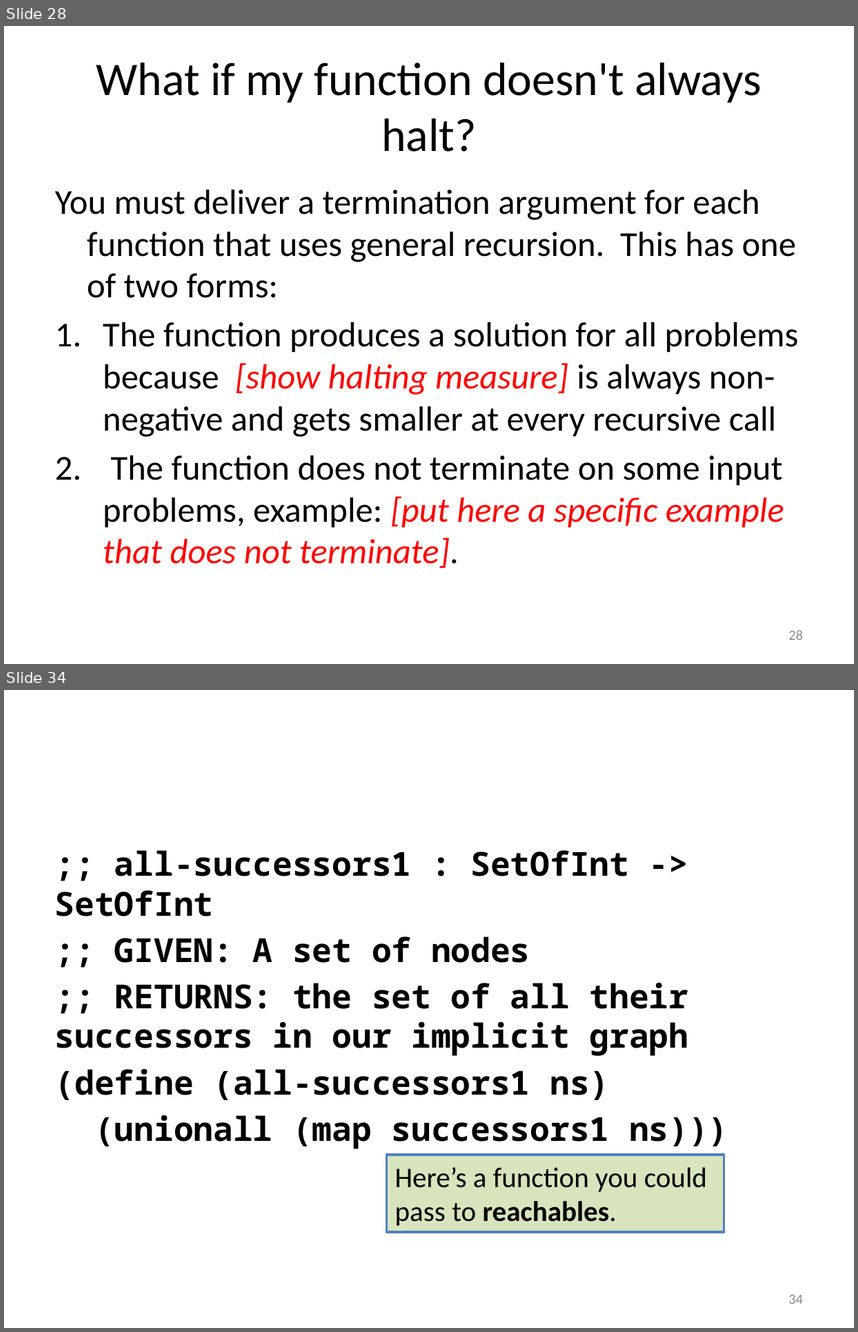
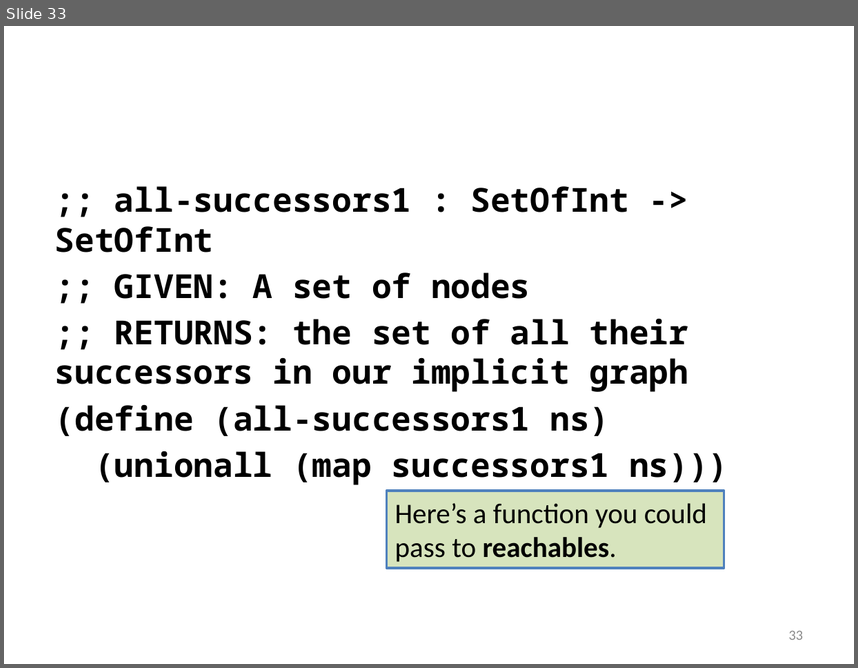
Before and after one commit to mwand/cs5010f16, a slide deck: Slides/Lesson 8.4 Searching in a Graph.pptx. Shown one above the other, each under a label of ours: slides 28 and 34 before the commit, slide 33 after it; the slides between them are not shown. The pictures are 858x1332 and 858x668 pixels, drawn with LibreOffice and Linux fonts; fonts in the diff are those of the drawing. Boxes give left, top, right and bottom in pixels: in the first picture for what was removed or moved away, otherwise in the second. Text is boxed around its words. In the diff, an @@ line names an element or a change of style, - is before the commit and + after.

Commit message:
Lecture 04 ready for delivery

```diff
--- a/Slides/Lesson 8.4 Searching in a Graph.pptx
+++ b/Slides/Lesson 8.4 Searching in a Graph.pptx
@@ slide 28 removed at [4, 26, 854, 664], background #FFFFFF @@
@@ title removed at [96, 63, 761, 152] @@
-What if my function doesn't always halt?
@@ text removed at [55, 190, 799, 568] @@
-You must deliver a termination argument for each function that uses general recursion. This has one of two forms:
-1. The function produces a solution for all problems because [show halting measure] is always non-negative and gets smaller at every recursive call
-2. The function does not terminate on some input problems, example: [put here a specific example that does not terminate].
@@ page number removed at [789, 630, 803, 639] @@
-28
@@ what was slide 34 is now slide 33 @@
@@ page number at [789, 630, 803, 639]: text changed @@
-34
+33
```
Also in this commit, not shown: 35 slides changed, 18 other files.
